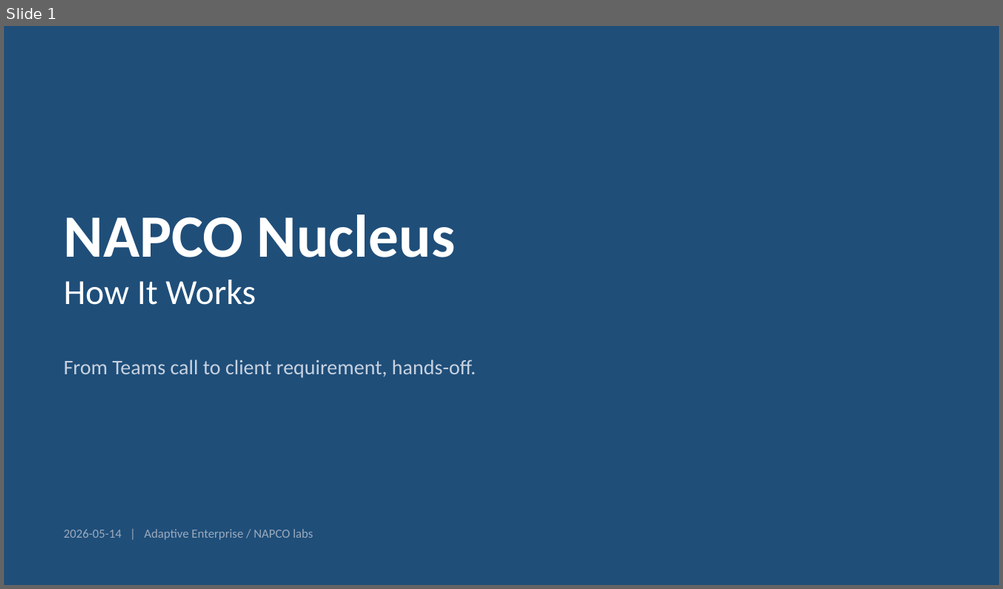
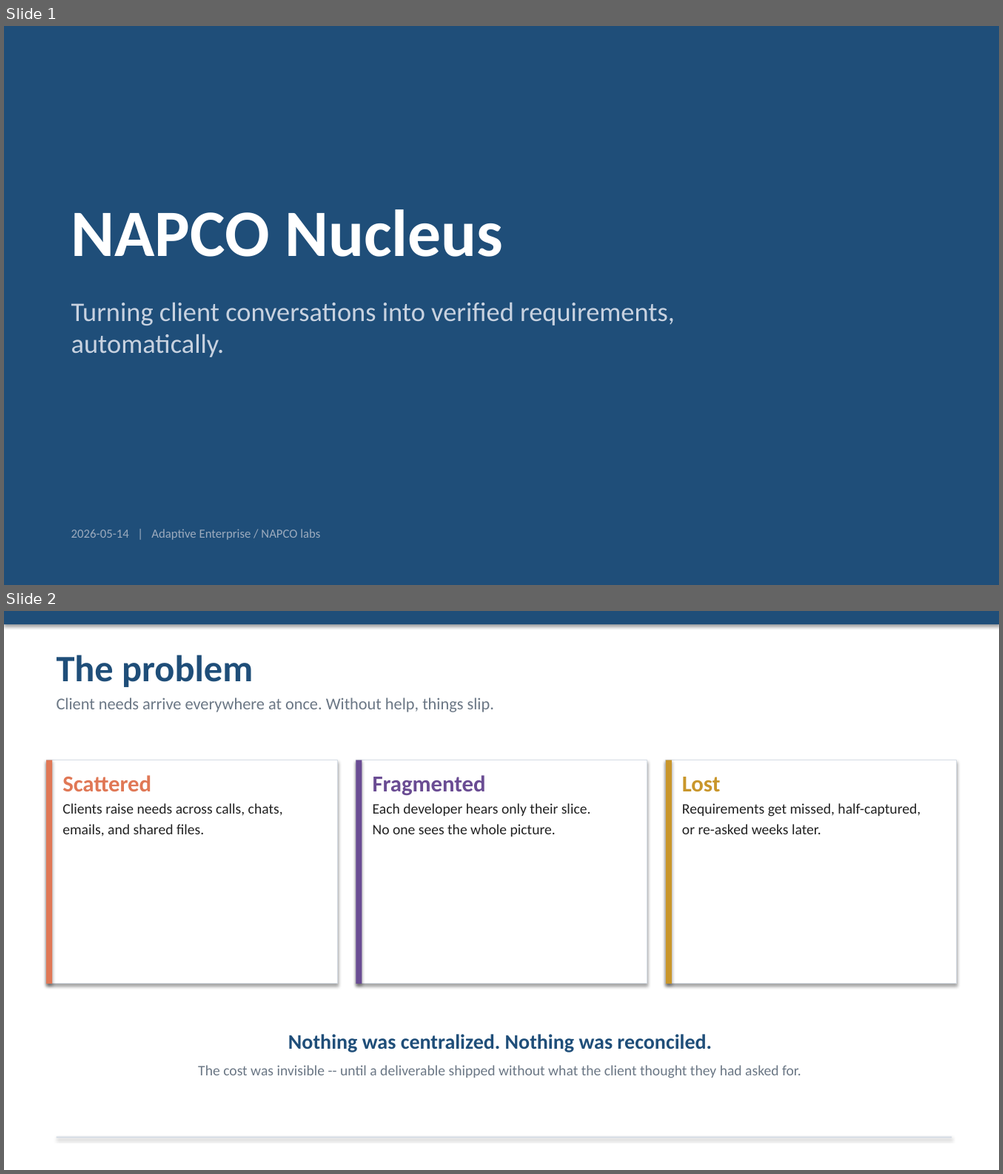
Before and after one commit to napco-labs/napco-nucleus, a slide deck: docs/NAPCO-Nucleus-System-Overview.pptx. Shown one above the other, each under a label of ours: slide 1 before the commit, slides 1 and 2 after it. The pictures are 1003x589 and 1003x1174 pixels, drawn with LibreOffice and Linux fonts; fonts in the diff are those of the drawing. Boxes give left, top, right and bottom in pixels: in the first picture for what was removed or moved away, otherwise in the second. Text is boxed around its words. In the diff, an @@ line names an element or a change of style, - is before the commit and + after.

```diff
--- a/docs/NAPCO-Nucleus-System-Overview.pptx
+++ b/docs/NAPCO-Nucleus-System-Overview.pptx
@@ slide 2 added at (4, 611, 999, 1170), background #FFFFFF @@
@@ rectangle added at (4, 611, 999, 624), fill #1F4E79 @@
@@ text added at (57, 655, 494, 712), 16 pt, text #6B7785 @@
+The problem
+Client needs arrive everywhere at once. Without help, things slip.
@@ rectangle added at (46, 760, 338, 984), fill #FFFFFF, outline #D5DCE5 0.75 pt @@
@@ rectangle added at (46, 760, 53, 984), fill #E07856 @@
@@ rectangle added at (356, 760, 647, 984), fill #FFFFFF, outline #D5DCE5 0.75 pt @@
@@ rectangle added at (356, 760, 362, 984), fill #6A4C93 @@
@@ rectangle added at (666, 760, 957, 984), fill #FFFFFF, outline #D5DCE5 0.75 pt @@
@@ rectangle added at (666, 760, 671, 984), fill #C9962B @@
@@ text added at (62, 775, 283, 837), 14 pt, text #222222 @@
+Scattered
+Clients raise needs across calls, chats,
+emails, and shared files.
@@ text added at (373, 775, 591, 837), 14 pt, text #222222 @@
+Fragmented
+Each developer hears only their slice.
+No one sees the whole picture.
@@ text added at (682, 777, 920, 834), 14 pt, text #222222 @@
+Lost
+Requirements get missed, half-captured,
+or re-asked weeks later.
@@ text added at (198, 1034, 801, 1079), 14 pt, text #6B7785 @@
+Nothing was centralized. Nothing was reconciled.
+The cost was invisible -- until a deliverable shipped without what the client thought they had asked for.
@@ rectangle added at (57, 1137, 951, 1139), fill #D5DCE5 @@
@@ slide 1 changed as well @@
@@ text "NAPCO Nucleus": place and size @@
-text "NAPCO Nucleus" at (64, 215, 455, 305)
+text "NAPCO Nucleus" at (71, 210, 503, 257)
@@ text "NAPCO Nucleus" at (71, 210, 503, 257): size 58 to 64 pt @@
@@ text at (64, 280, 256, 305): paragraph removed @@
-How It Works
@@ text at (71, 302, 674, 358): text changed; size 20 to 26 pt @@
-From Teams call to client requirement, hands-off.
+Turning client conversations into verified requirements,
+automatically.
@@ text "2026-05-14 | Adaptive Enterprise / ...": place and size @@
-text "2026-05-14 | Adaptive Enterprise / ..." at (64, 529, 313, 540)
+text "2026-05-14 | Adaptive Enterprise / ..." at (71, 529, 320, 540)
```
Also in this commit, not shown: 10 other slides added, 13 slides removed, 4 other files.
